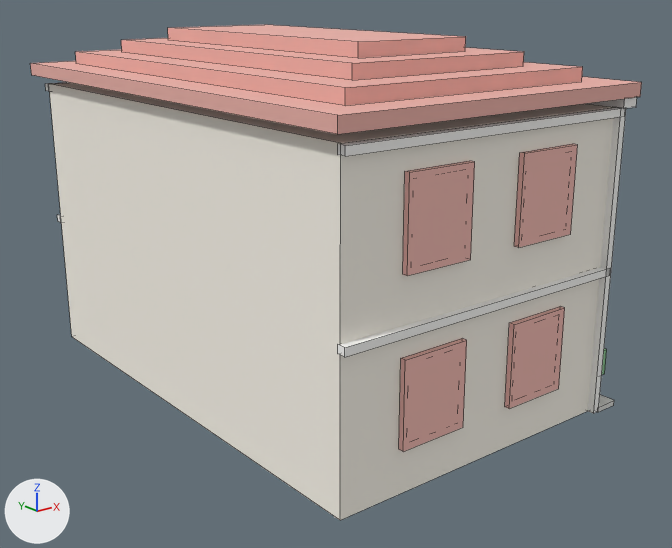
What one commit did to the FBX model Assets/Resources/CoastRun/Models/FShop_Wide.fbx.
Both versions are drawn from a camera (50 mm lens) standing at (-13.6, -14.2, 7.6) and looking at (-2.69, -0.56, 2.14). Lighting does not change. The marker at lower left points along +X, +Y and +Z. The first picture is the older version. Mesh edges are drawn as thin lines. Where no turn or scale is listed for an object, it has been applied to the vertices.

The older version as bpy lines, for what is in view:
```python
me_body_002 = bpy.data.meshes.new('Body.002')
me_body_002.from_pydata(...)  # 264 vertices, 198 faces; spans x -6.25..0.7, y -5.05..5.05, z 0.0..6.73
# faces by material slot: [1, 5, 42, 24, 60, 48, 12, 6]
me_body_002.materials.append(mat_facadefront)  # white #f3f3f3
me_body_002.materials.append(mat_wall)  # white #fdf8ed
me_body_002.materials.append(mat_trim)  # white #fefefc
me_body_002.materials.append(mat_roof)  # pink #edb3aa
me_body_002.materials.append(mat_frame)  # pink #f3bcb3
me_body_002.materials.append(mat_glass)  # blue #b3d4e5
me_body_002.materials.append(mat_leaf)  # green #89c490
me_body_002.materials.append(mat_concrete)  # light grey #ddddda
# before: 208 (-0.09, -4.93, 0.0) at pixel (593, 413), 210 (-0.09, -4.75, 0.0), 212 (0.05, -4.93, 0.0) at pixel (598, 411), 214 (0.05, -4.75, 0.0)
ob_fshop_wide = bpy.data.objects.new('FShop_Wide', me_body_002)
ob_fshop_wide.location = (0.0, 0.0, 0.0)
```
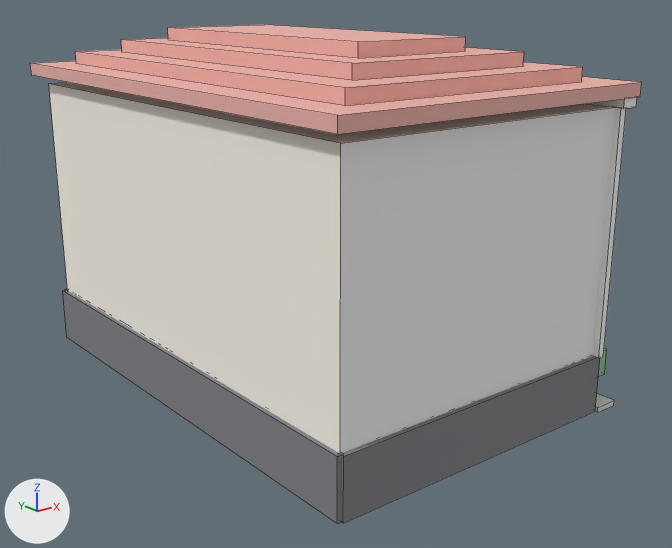
Edits to the bpy script that builds the scene:
```text
Add mat_stone:
    mat_stone = principled_material('Stone')
    mat_stone.base_color = (0.22, 0.22, 0.24)  # grey #818186
    mat_stone.roughness = 0.85
Change me_body_002:
    used by ob_fshop_wide; location = (0.0, 0.0, 0.0)
    verts and faces of me_body_002; kept vertices keep their numbers, new ones are numbered from 264
    remove me_body_002.from_pydata(...)  # 264 vertices, 198 faces; spans x -6.25..0.7, y -5.05..5.05, z 0.0..6.73
    add me_body_002.from_pydata(...)  # 128 vertices, 96 faces; spans x -6.25..0.7, y -5.05..5.05, z 0.0..6.73
    me_body_002 part 1: a new loose piece, a box spanning x -6.01..0.01, y -4.89..-4.77, z 0.0..1.1, in mat_stone (grey #818186)
    me_body_002 part 2: a new loose piece, a box spanning x -6.09..-5.97, y -4.85..4.85, z 0.0..1.1, in mat_stone (grey #818186)
    me_body_002 part 3: 20 loose pieces with 160 vertices, spanning x -6.03..0.03, y -4.93..4.93, z 0.79..5.59, are deleted
    me_body_002 part 4
    add for i in [208, 210, 212, 214]: verts[i] += (0.0, 0.0, 1.1)
    me_body_002 part 5: 2 faces spanning x -6.0..0.0, y -4.8..4.8, z 0.0..5.6 switch from mat_wall (white #fdf8ed) to mat_facadefront (white #f3f3f3)
    other edits to the shape of me_body_002 do not show in these pictures
    remove me_body_002.materials.append(mat_glass)  # blue #b3d4e5
    add me_body_002.materials.append(mat_stone)  # grey #818186
```

Where the change shows, as pixel boxes [x1, y1, x2, y2] in the pictures (672 x 548 px; the box of a moved part takes in the faces that stretch with it):
'FShop_Wide', reshaped: before [30, 25, 642, 520]; after [30, 25, 642, 524]
part 1 of me_body_002, added: after [341, 356, 600, 523]
part 2 of me_body_002, added: after [63, 290, 342, 524]
part 3 of me_body_002, deleted: before [45, 82, 624, 452]
part 4 of me_body_002, moved or reshaped: before [588, 107, 626, 413]; after [593, 107, 626, 358]
part 5 of me_body_002, recoloured: before [340, 107, 615, 520]; after [340, 107, 615, 454]
